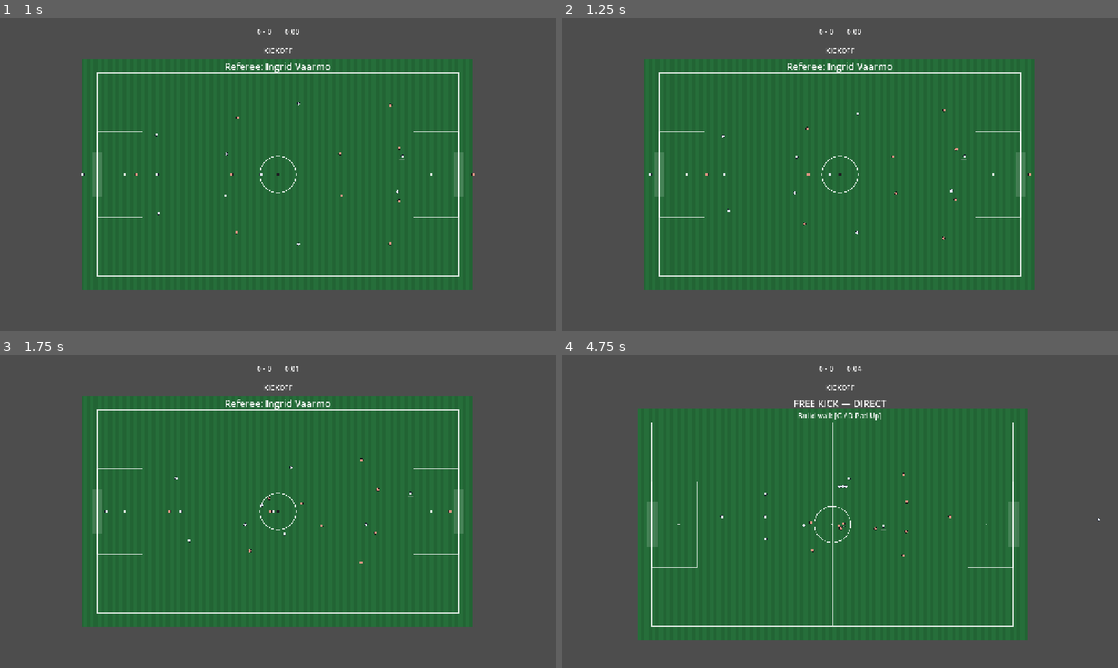
Above: before the commit, frames 1-4 (two rows, left to right).
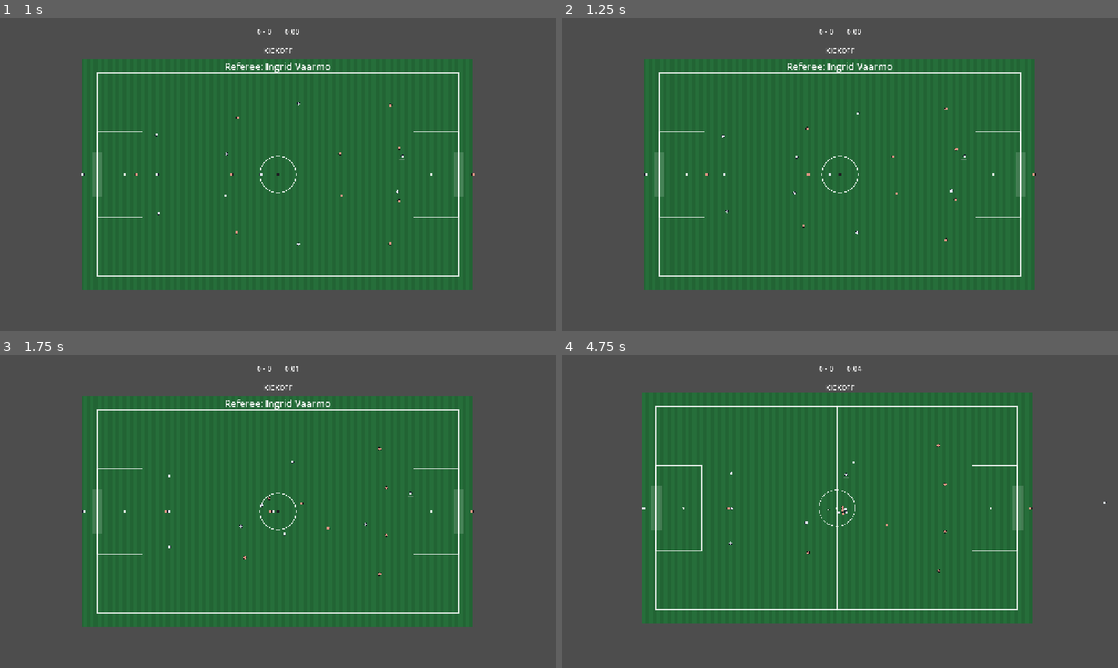
Above: after the commit, the same moments.

Repository: RidgeBridgeStudios/PowerFootball-2D
Game: Godot game, scene res://ui/MainMenu.tscn
Two runs of this game, one before a commit and one after it. Both use one fixed random seed, a clock stepped at 60 frames per second and the inputs below.
Inputs:
- Up to frame 1 (1 s): click "🏟 Practice Arena" at 0.5 s
- Up to frame 2 (1.25 s): no input
- Up to frame 3 (1.75 s): hold D (move_right) from 1.28 s (still down); tap Space (action_kick) at 1.35 s
- Up to frame 4 (4.75 s): release D (move_right) at 2.03 s; hold S (move_down) 2.03-2.78 s; tap F (action_lob) at 2.1 s; hold D (move_right) 2.78-3.53 s; hold Shift (action_sprint) 2.78-3.53 s; hold W (move_up) 3.53-4.28 s; tap Tab (action_switch) at 3.6 s; hold A (move_left) from 4.28 s (still down); tap E (action_tackle) at 4.35 s

Frame 1 is identical in both runs. In frame 2, less than 0.1% of the frame differs, in the area x 14-86%, y 28-72%; in frame 3, 0.1%; in frame 4, 11%, in the area x 13-98%, y 12-92%.

Commit message:
Make ManagerDirector's tempo override role-aware for formation_ball_weight
ManagerDirector._apply_brain_overrides() ran after PitchScene._bind_players()
on every player and unconditionally set formation_ball_weight =
lerpf(0.15, 0.65, tempo), clobbering the per-role baseline
(defender/midfielder/attacker/goalkeeper) that _bind_players() had just set.
Since ManagerDirector.bind() always runs right after _bind_players() in
PitchScene._ready(), every player ended up on the same tempo-only value
regardless of position.

- Remove the now-dead per-role formation_ball_weight assignment from
  PitchScene._bind_players() — it never survived past _ready().
- Give ManagerDirector a per-role formation_ball_weight band
  (_BALL_WEIGHT_RANGE_BY_ROLE) and lerp tempo within that player's band
  instead of a single team-wide range, so defenders still hold their line
  and attackers still push up regardless of the manager's tempo dial, and
  the goalkeeper's band stays narrow since team tempo shouldn't drag the
  keeper out of position.

Diff:
--- a/entities/manager/ManagerDirector.gd
+++ b/entities/manager/ManagerDirector.gd
@@ -36,6 +36,18 @@
 var _live_pressing: float = 0.5
 ## Tracks how many goals have been conceded this match (for HotHead).
 var _goals_conceded: int = 0
+
+## Per-role formation_ball_weight band that tempo is lerped across. Keeps
+## defenders holding their line and attackers pushing up at any tempo
+## setting, instead of tempo flattening every role to the same drift —
+## the goalkeeper's band is fixed narrow since team tempo shouldn't drag
+## the keeper out of position.
+const _BALL_WEIGHT_RANGE_BY_ROLE: Dictionary = {
+	PlayerBrain.Role.OUTFIELD_DEFENDER: Vector2(0.05, 0.25),
+	PlayerBrain.Role.OUTFIELD_MIDFIELDER: Vector2(0.15, 0.45),
+	PlayerBrain.Role.OUTFIELD_ATTACKER: Vector2(0.25, 0.65),
+	PlayerBrain.Role.GOALKEEPER: Vector2(0.05, 0.05),
+}
 
 
 func bind(data: ManagerData, team: int, players_node: Node2D, boundary: PitchBoundary) -> void:
@@ -118,8 +130,12 @@
 		if brain == null:
 			continue
 
-		# a) Tempo -> formation_ball_weight.
-		brain.formation_ball_weight = lerpf(0.15, 0.65, _data.tempo)
+		# a) Tempo -> formation_ball_weight, scaled within this player's role
+		# band so tempo never flattens defenders and attackers to the same
+		# drift.
+		var weight_range: Vector2 = _BALL_WEIGHT_RANGE_BY_ROLE.get(
+			brain.role, Vector2(0.15, 0.65))
+		brain.formation_ball_weight = lerpf(weight_range.x, weight_range.y, _data.tempo)
 
 		# b) Live pressing -> aggression + decision_interval.
 		brain.aggression_attribute = clampf(
--- a/pitch/PitchScene.gd
+++ b/pitch/PitchScene.gd
@@ -176,17 +176,6 @@
 		squad_counts[player.team] = player.squad_index + 1
 		PlayerFactory.apply(player, DataLoader.get_player(player.team, player.squad_index), anchor)
 
-		if player.brain != null:
-			match player.brain.role:
-				PlayerBrain.Role.OUTFIELD_DEFENDER:
-					player.brain.formation_ball_weight = 0.15
-				PlayerBrain.Role.OUTFIELD_MIDFIELDER:
-					player.brain.formation_ball_weight = 0.28
-				PlayerBrain.Role.OUTFIELD_ATTACKER:
-					player.brain.formation_ball_weight = 0.42
-				PlayerBrain.Role.GOALKEEPER:
-					player.brain.formation_ball_weight = 0.05
-
 
 ## Hands control to whichever teammate is closest to the ball. Control transfers
 ## wholesale: the player being left behind hands off to its brain, which picks up
